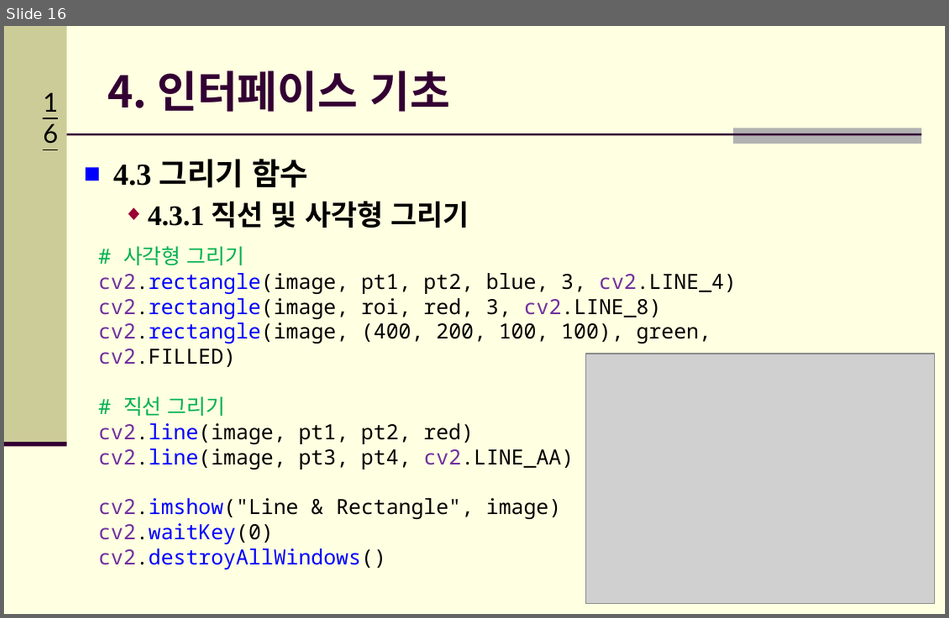
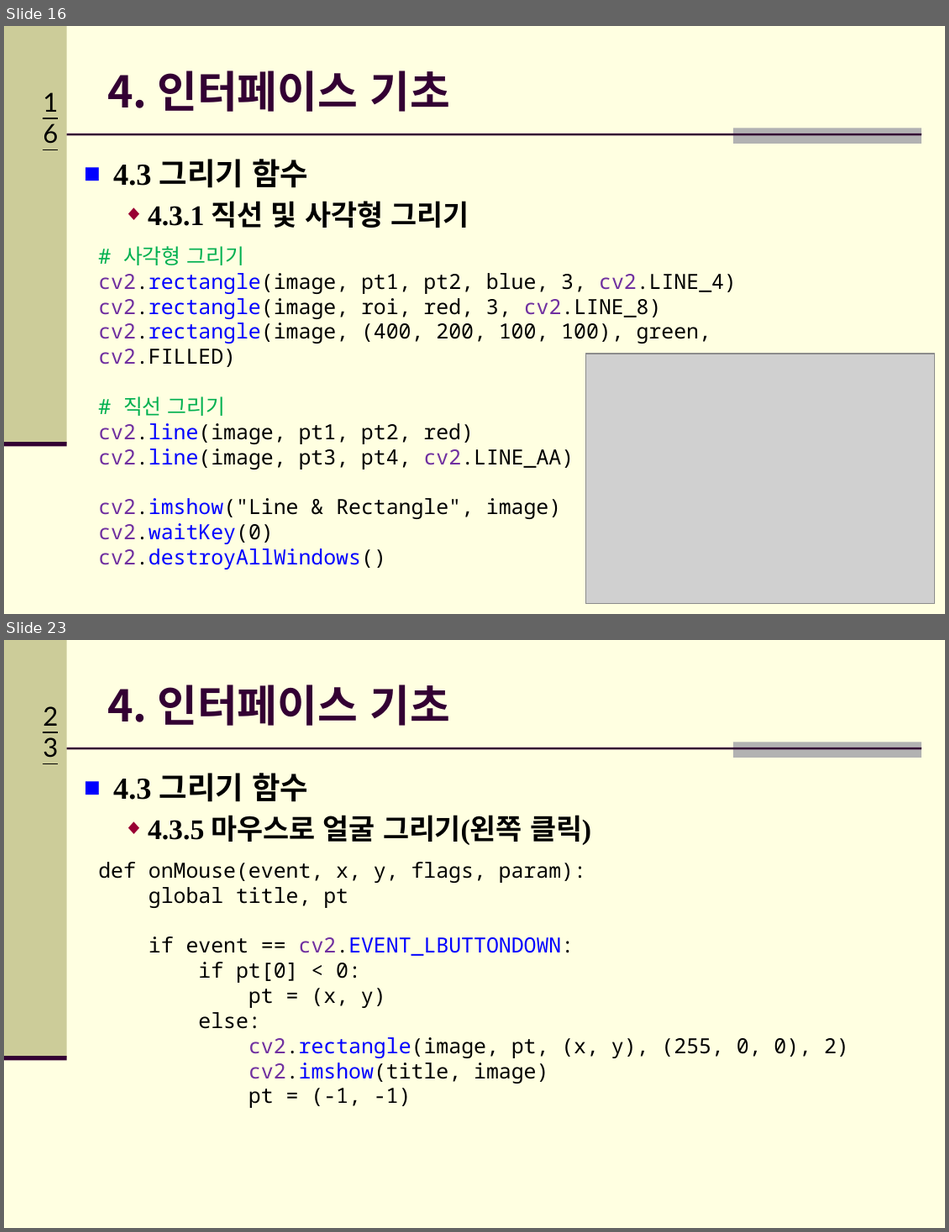
Before and after one commit to Hitbee-dev/OpenCV-Python, a slide deck: 2022-10-04/documents/CH_04 인터페이스 기초.pptx. Shown one above the other, each under a label of ours: slide 16 before the commit, slides 16 and 23 after it; the slides between them are not shown. The pictures are 949x618 and 949x1232 pixels, drawn with LibreOffice and Linux fonts; fonts in the diff are those of the drawing; grey boxes stand for pictures; background and template pictures are left out. Boxes give left, top, right and bottom in pixels: in the first picture for what was removed or moved away, otherwise in the second. Text is boxed around its words. In the diff, an @@ line names an element or a change of style, - is before the commit and + after.

```diff
--- a/2022-10-04/documents/CH_04 인터페이스 기초.pptx
+++ b/2022-10-04/documents/CH_04 인터페이스 기초.pptx
@@ slide 23 added at bbox=[4, 640, 945, 1228], background #FFFFE1; not listed: 5 template elements that a slide beside it also shows @@
@@ title added at bbox=[107, 685, 450, 726], 33.3 pt, text #330033, bold @@
+4. 인터페이스 기초
@@ text added at bbox=[113, 773, 591, 845], 21.7 pt, text #000000, bold @@
+■ 4.3 그리기 함수
+  ◆ 4.3.5 마우스로 얼굴 그리기(왼쪽 클릭)
@@ text added at bbox=[98, 862, 849, 1108], 16 pt, text #000000 @@
+def onMouse(event, x, y, flags, param):
+global title, pt
+if event == cv2.EVENT_LBUTTONDOWN:
+if pt[0] < 0:
+pt = (x, y)
+else:
+cv2.rectangle(image, pt, (x, y), (255, 0, 0), 2)
+cv2.imshow(title, image)
+pt = (-1, -1)
```
Also in this commit, not shown: 9 other slides added, 5 other files.
